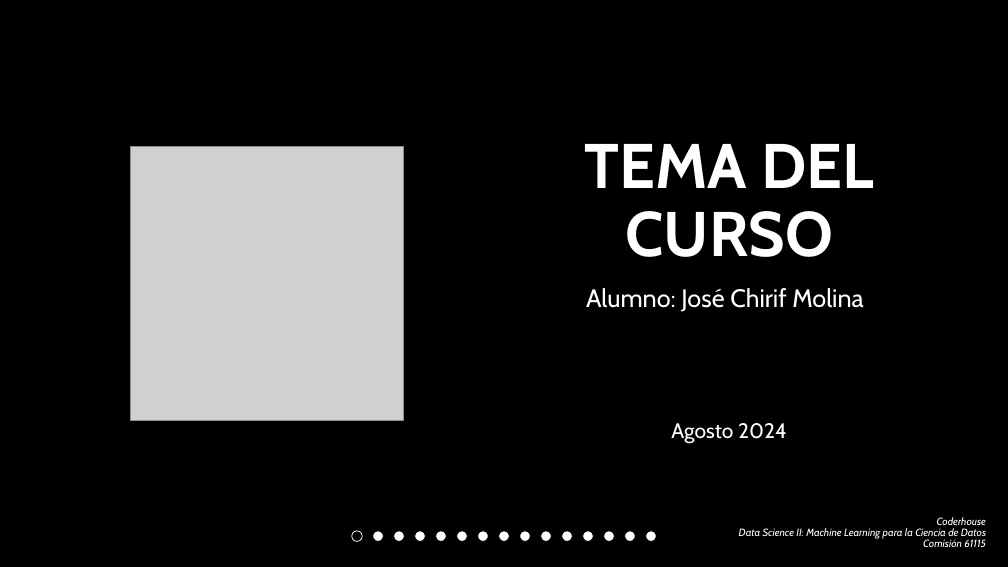
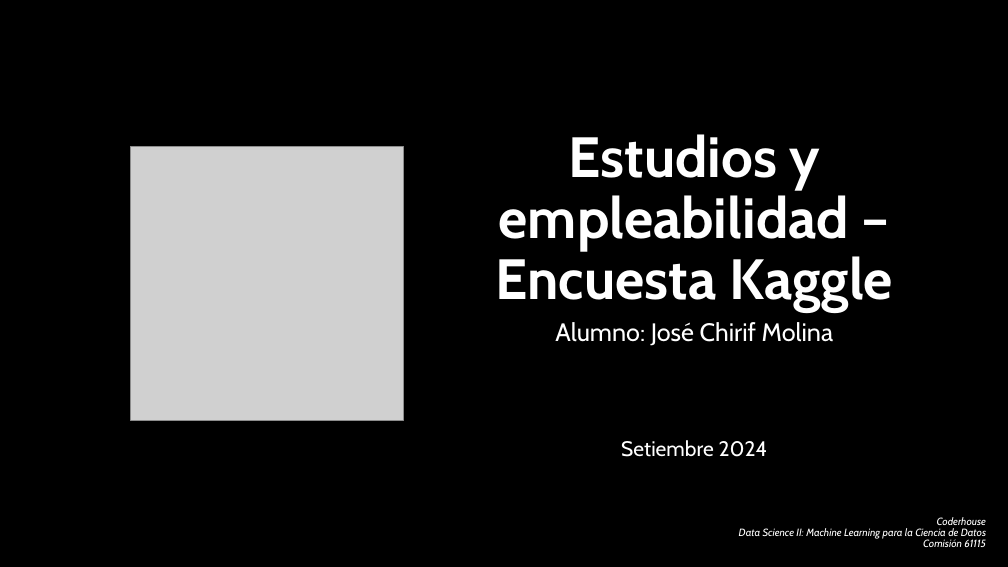
Before and after one commit to JoseChirif/Estudios-y-empleabilidad-Encuesta-kaggle, a slide deck: slide 1 of Estudios y empleabilidad.pptx. Drawn at 1008x567 pixels with LibreOffice and Linux fonts; fonts in the diff are those of the drawing; grey boxes stand for pictures; background and template pictures are left out. Boxes give left, top, right and bottom in pixels: in the first picture for what was removed or moved away, otherwise in the second. Text is boxed around its words. In the diff, an @@ line names an element or a change of style, - is before the commit and + after.

```diff
--- a/Estudios y empleabilidad.pptx
+++ b/Estudios y empleabilidad.pptx
@@ title at bbox=[496, 134, 893, 312]: text changed; size 60 to 54 pt @@
-TEMA DEL CURSO
+Estudios y empleabilidad – Encuesta Kaggle
@@ subtitle "Alumno: José Chirif Molina": place and size @@
-subtitle "Alumno: José Chirif Molina" at bbox=[586, 288, 864, 312]
+subtitle "Alumno: José Chirif Molina" at bbox=[555, 322, 834, 346]
@@ text at bbox=[621, 440, 768, 457]: text changed @@
-Agosto 2024
+Setiembre 2024
@@ ellipse removed at bbox=[352, 531, 362, 541] @@
@@ ellipse removed at bbox=[373, 531, 383, 541] @@
@@ ellipse removed at bbox=[394, 531, 405, 541] @@
@@ ellipse removed at bbox=[415, 531, 426, 541] @@
@@ ellipse removed at bbox=[436, 531, 446, 541] @@
@@ ellipse removed at bbox=[457, 531, 467, 541] @@
@@ ellipse removed at bbox=[478, 531, 488, 541] @@
@@ ellipse removed at bbox=[499, 531, 510, 541] @@
@@ ellipse removed at bbox=[520, 531, 531, 541] @@
@@ ellipse removed at bbox=[541, 531, 551, 541] @@
@@ ellipse removed at bbox=[562, 531, 572, 541] @@
@@ ellipse removed at bbox=[583, 531, 594, 541] @@
@@ ellipse removed at bbox=[604, 531, 615, 541] @@
@@ ellipse removed at bbox=[625, 531, 635, 541] @@
@@ ellipse removed at bbox=[646, 531, 656, 541] @@
```
Also in this commit, not shown: 15 other slides changed, 1 slide added, 1 other file.
